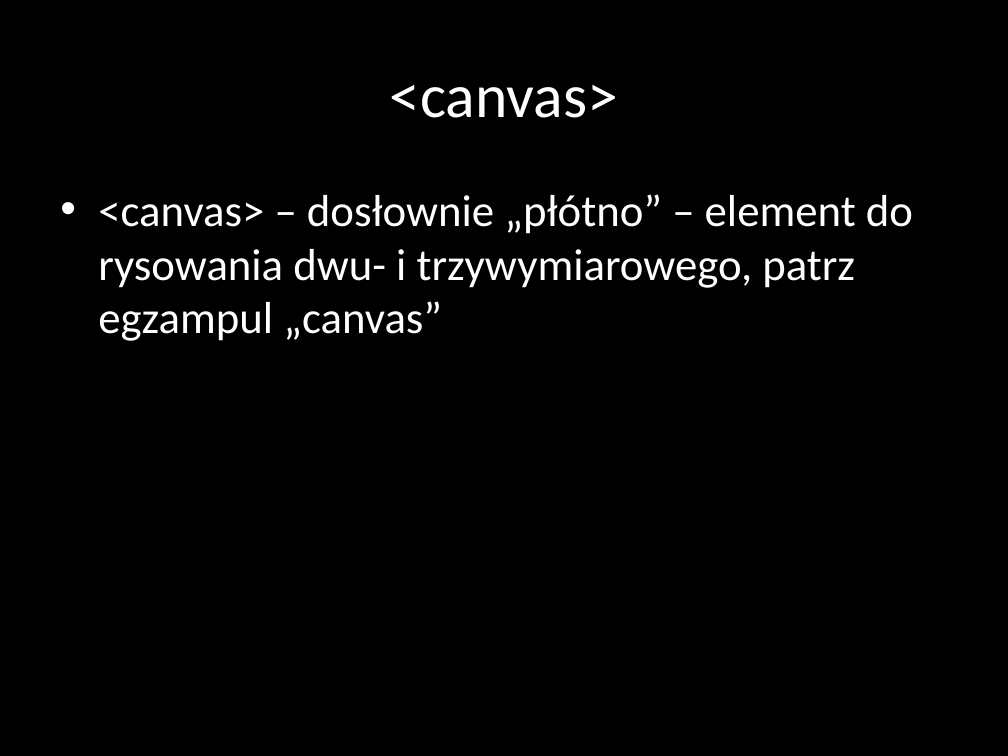
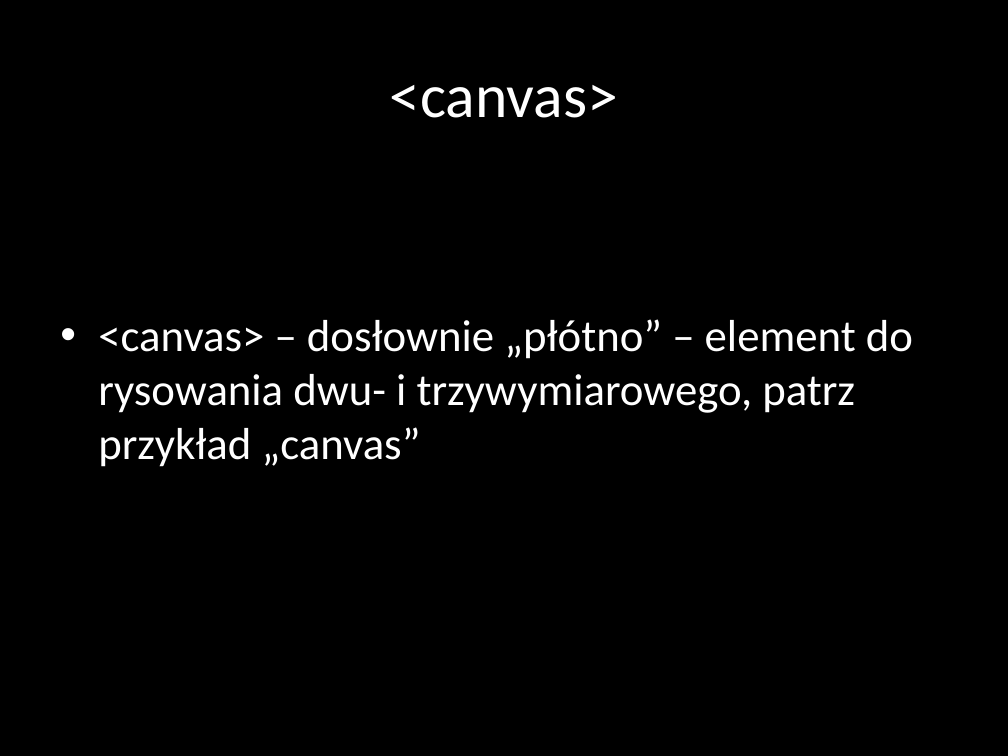
Before and after one commit to nabijaczleweli/UniwersytetDzieci-Google-2015-prezentacja, a slide deck: slide 21 of prezentacja/JavaScript.pptx (slide 20 before the commit). Drawn at 1008x756 pixels with LibreOffice and Linux fonts; fonts in the diff are those of the drawing. Boxes give left, top, right and bottom in pixels: in the first picture for what was removed or moved away, otherwise in the second. Text is boxed around its words. In the diff, an @@ line names an element or a change of style, - is before the commit and + after.

```diff
--- a/prezentacja/JavaScript.pptx
+++ b/prezentacja/JavaScript.pptx
@@ text at (x1=98, y1=319, x2=913, y2=467): text changed @@
-• <canvas> – dosłownie „płótno” – element do rysowania dwu- i trzywymiarowego, patrz egzampul „canvas”
+• <canvas> – dosłownie „płótno” – element do rysowania dwu- i trzywymiarowego, patrz przykład „canvas”
```
Also in this commit, not shown: 8 other slides changed, 1 slide added, 6 other files.
